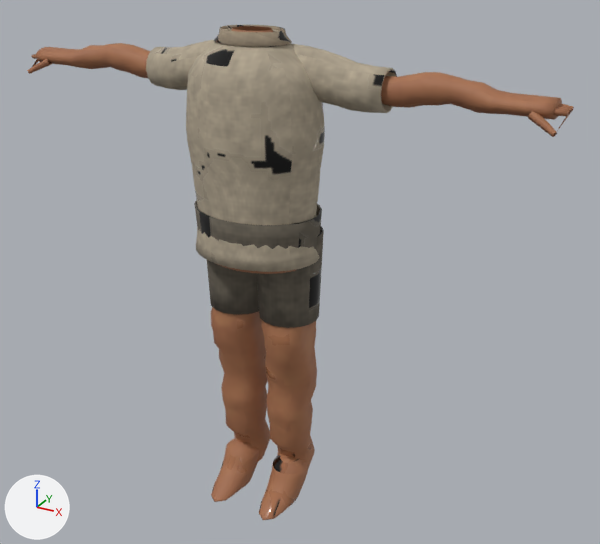
An edit to the glTF model assets/characters/armor/ironwood_naked.glb, drawn before and after from the same camera.
Both versions are drawn from a 50 mm camera at (1.29, -2.06, 1.91) aimed at (0.11, 0.09, 0.83). Lighting does not change. The marker at lower left points along +X, +Y and +Z. The older version comes first. Vertices at exactly the same position are counted once.

Objects in the first picture: 'Armor_Naked_Chest', 'Armor_Naked_Legs'.
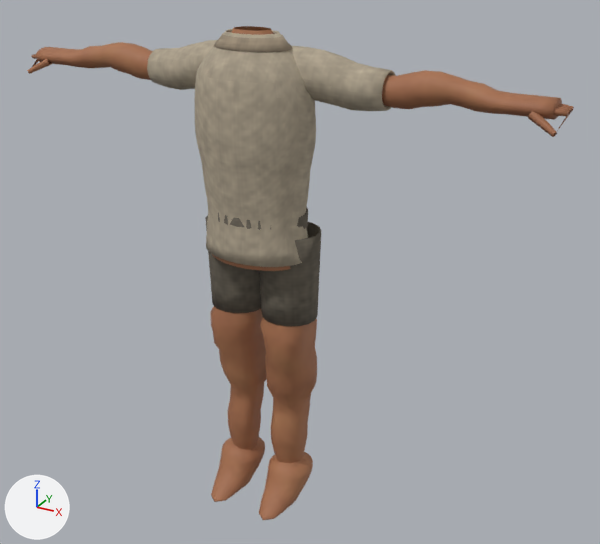
What differs and where, as boxes (x1, y1, x2, y2) in the pictures (600 x 544 px; the box of a moved part takes in the faces that stretch with it):
'Armor_Naked_Chest', reshaped
    before: (27, 25, 574, 274)
    after: (27, 26, 574, 271)
'Armor_Naked_Legs', reshaped (11% narrower)
    before: (194, 200, 324, 520)
    after: (205, 206, 321, 520)
part 1 of me_armor_naked_chest, moved or reshaped (mostly hidden)
    before: (215, 26, 297, 274)
    after: (212, 26, 291, 271)
part 2 of me_armor_naked_chest, moved or reshaped
    before: (186, 29, 325, 272)
    after: (194, 29, 316, 267)
part 3 of me_armor_naked_chest, moved or reshaped
    before: (214, 25, 292, 47)
    after: (214, 33, 292, 52)
part 4 of me_armor_naked_chest, surface changed
    both: (77, 26, 503, 271)
part 5 of me_armor_naked_legs, moved or reshaped
    before: (256, 226, 324, 328)
    after: (259, 222, 321, 327)
part 6 of me_armor_naked_legs, moved or reshaped
    before: (207, 260, 259, 315)
    after: (205, 216, 261, 313)
part 7 of me_armor_naked_legs, moved or reshaped
    before: (194, 200, 322, 519)
    after: (211, 206, 317, 519)

Diff of the bpy script that builds the scene:
```diff
--- a/assets/characters/armor/ironwood_naked.glb.py
+++ b/assets/characters/armor/ironwood_naked.glb.py
@@ me_armor_naked_chest @@
 # used by ob_armor_naked_chest; location = (0.0, 0.0, 0.0)
-me_armor_naked_chest.from_pydata(...)  # 3096 vertices, 6040 faces; spans x -0.89..0.89, y -0.15..0.18, z 0.9..1.6
+me_armor_naked_chest.from_pydata(...)  # 3096 vertices, 6040 faces; spans x -0.89..0.89, y -0.12..0.15, z 0.9..1.6
+# me_armor_naked_chest part 1: the loose piece of 576 vertices spanning x -0.19..0.19, y -0.13..0.15, z 0.9..1.6 is scaled about its middle by (0.94, 0.841, 1)
+# me_armor_naked_chest part 2: the loose piece of 1152 vertices spanning x -0.22..0.22, y -0.15..0.18, z 0.92..1.59 is scaled about its middle by (0.872, 0.78, 1)
+# me_armor_naked_chest part 3: the loose piece of 144 vertices spanning x -0.12..0.12, y -0.08..0.1, z 1.56..1.6 is moved by (0.0, 0.0, -0.02)
+# me_armor_naked_chest part 4: texture (UV) coordinates of 6030 of 6040 faces, centred in x -0.89..0.89, y -0.15..0.18, z 0.91..1.6, changed; they spanned u 0.01..0.99, v 0.01..0.49 and now span u 0.01..0.99, v 0.01..0.49
+# other edits to the shape of me_armor_naked_chest do not show in these pictures
 me_armor_naked_chest.materials.append(mat_naked_skin)
@@ me_armor_naked_legs @@
 # used by ob_armor_naked_legs; location = (0.0, 0.0, 0.0)
-me_armor_naked_legs.from_pydata(...)  # 1708 vertices, 3336 faces; spans x -0.209..0.209, y -0.148..0.184, z 0.004..1.062
+me_armor_naked_legs.from_pydata(...)  # 1708 vertices, 3336 faces; spans x -0.2..0.2, y -0.148..0.158, z 0.004..1.062
+# me_armor_naked_legs part 5: the loose piece of 160 vertices spanning x -0.016..0.206, y -0.061..0.151, z 0.7..0.995 is scaled about its middle by (0.931, 0.882, 1), then moved by (0.002, 0.0, 0.0)
+# me_armor_naked_legs part 6: the loose piece of 160 vertices spanning x -0.206..0.016, y -0.061..0.151, z 0.7..0.995 is scaled about its middle by (0.931, 0.882, 1), then moved by (-0.002, 0.0, 0.0)
+# me_armor_naked_legs part 7: 1177 of 1708 vertices moved; they spanned x -0.209..0.209, y -0.144..0.184, z 0.017..1.062 and now span x -0.175..0.177, y -0.132..0.158, z 0.017..1.062; mean shift (0.0, -0.003, 0.0); largest move (-0.056, 0.157, 0.125) -> (-0.07, 0.086, 0.125)
 me_armor_naked_legs.materials.append(mat_naked_skin)
```
